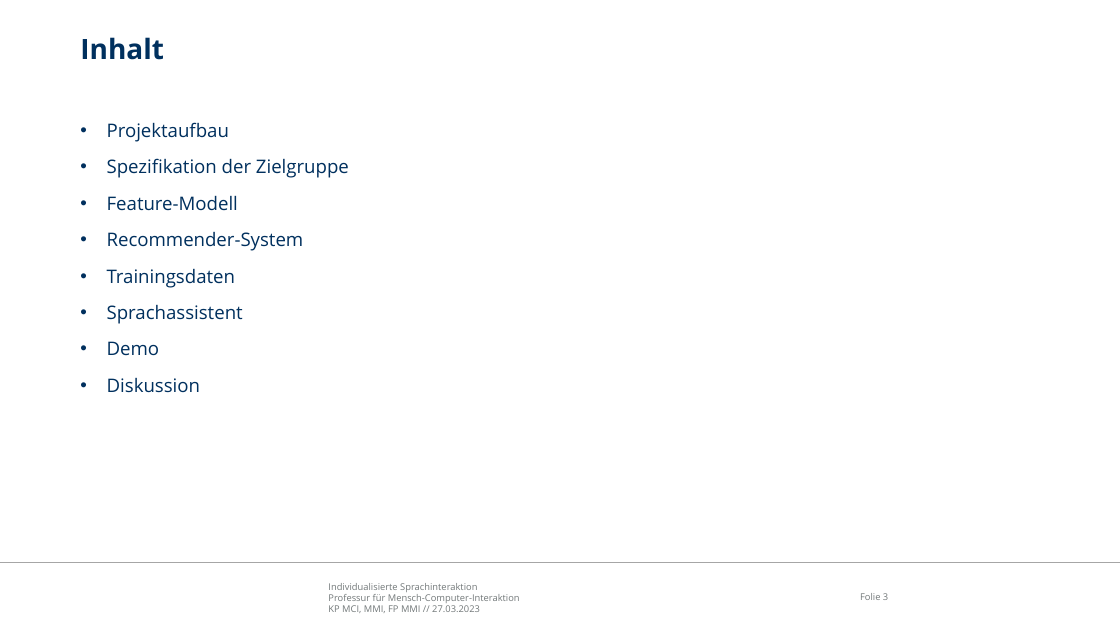
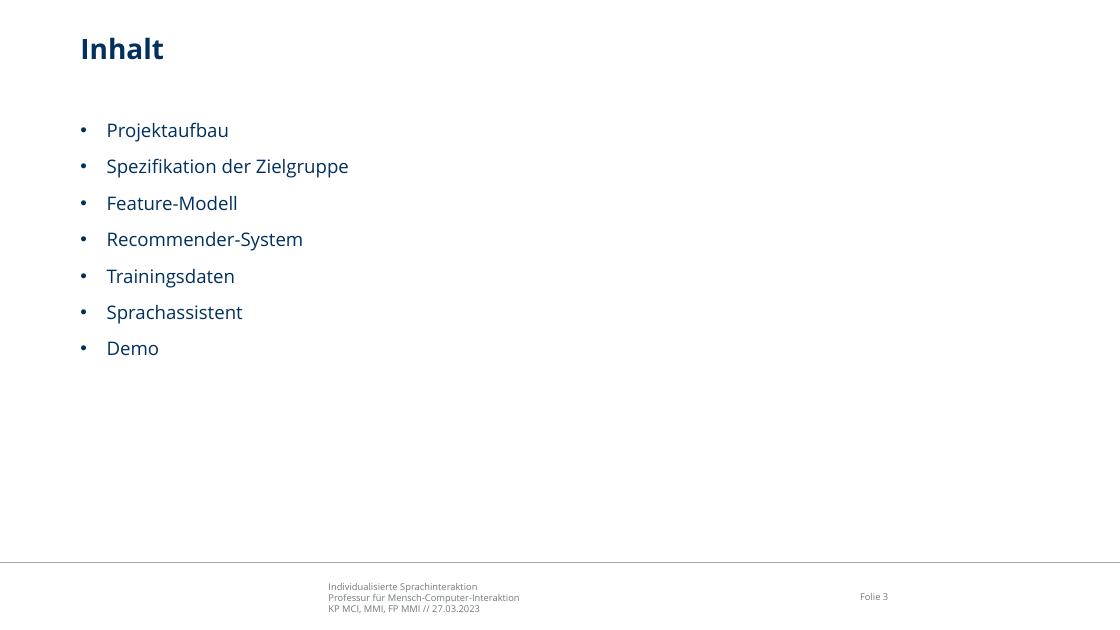
Before and after one commit to EmelieRadziwill/MCI_Sprachinteraktion, a slide deck: slide 3 of Dokumentation/Abschlusspräsentation.pptx. Drawn at 1120x630 pixels with LibreOffice and Linux fonts; fonts in the diff are those of the drawing; background and template pictures are left out. Boxes give left, top, right and bottom in pixels: in the first picture for what was removed or moved away, otherwise in the second. Text is boxed around its words. In the diff, an @@ line names an element or a change of style, - is before the commit and + after.

```diff
--- a/Dokumentation/Abschlusspräsentation.pptx
+++ b/Dokumentation/Abschlusspräsentation.pptx
@@ text at (x1=107, y1=378, x2=200, y2=392): paragraph removed @@
-• Diskussion
```
Also in this commit, not shown: 1 other slide changed, 3 slides added.
